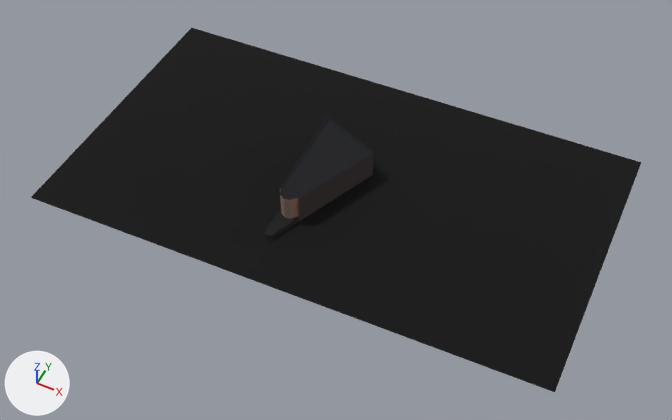
An edit to the glTF model public/twins/chatt/models/1012-market-street.glb, drawn before and after from the same camera.
Both versions are drawn from a 50 mm lens placed at (125.0, -240.0, 298.0), pointed at (3.0, 3.0, -5.0). Every picture has the same lights, and +X, +Y and +Z are marked at lower left. The first picture is the older version. Where no turn or scale is listed for an object, it has been applied to the vertices. Vertices at exactly the same position are counted once.
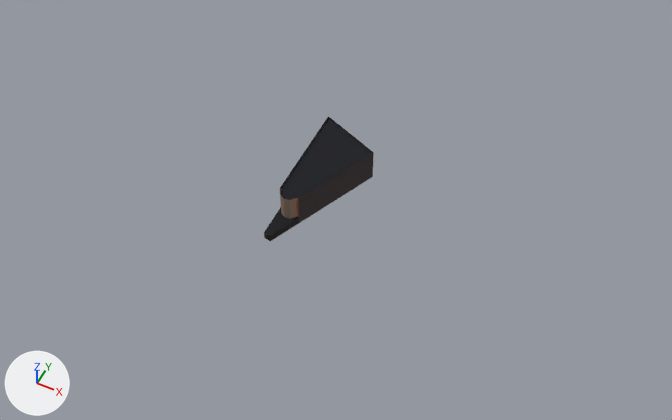
Where the newer file only moved an object's origin or applied its transform, the numbers keep the older frame.

Changed parts and their boxes (x1, y1, x2, y2) in the pictures (672 x 420 px; the box of a moved part takes in the faces that stretch with it):
'Mesh_0', reshaped (82% narrower, 66% shorter)
    before: (31, 28, 641, 392)
    after: (264, 117, 374, 241)
part 1 of me_mesh_0, deleted
    before: (31, 28, 641, 392)
part 2 of me_mesh_0, moved or reshaped
    before: (280, 118, 364, 188)
    after: (280, 118, 363, 188)

Diff of the bpy script that builds the scene:
```diff
--- a/public/twins/chatt/models/1012-market-street.glb.py
+++ b/public/twins/chatt/models/1012-market-street.glb.py
@@ me_mesh_0 @@
 # used by ob_mesh_0; location = (-2.1, 15.3, 6.4)
-me_mesh_0.from_pydata(...)  # 96 vertices, 158 faces; spans x -118.0..119.0, y -69.0..68.0, z -8.0..8.0
+me_mesh_0.from_pydata(...)  # 94 vertices, 158 faces; spans x -15.0..13.0, y -45.0..20.0, z -7.0..8.0
+# me_mesh_0 part 1: the loose piece of 4 vertices spanning x -118.0..119.0, y -69.0..68.0, z -8.0..-3.0 is deleted
+# me_mesh_0 part 2
+# 47 faces are deleted
+# 2 vertices are added at (-14.0, 20.0, -7.0), (-15.0, 19.0, -7.0)
+# 40 new faces join them, mat_palettematerial001 (picture img_palettebasecolor)
+# 9 new faces join them, mat_palettematerial002 (picture img_palettebasecolor)
 me_mesh_0.materials.append(mat_palettematerial001)
```
